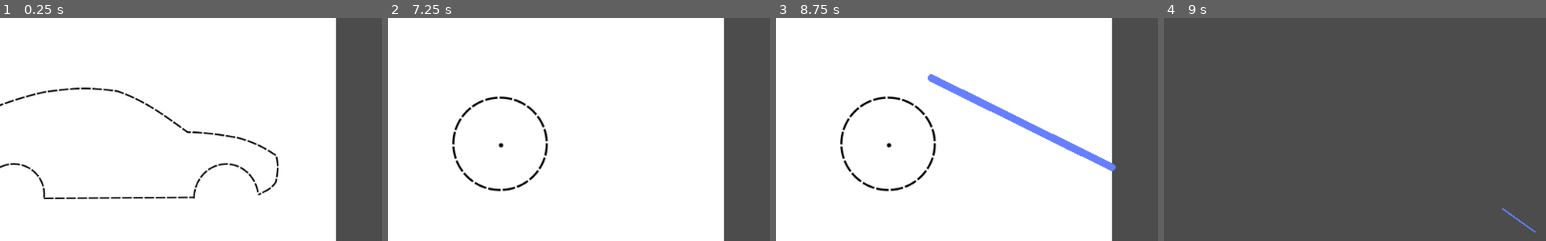
Above: before the commit, frames 1-4 (left to right).
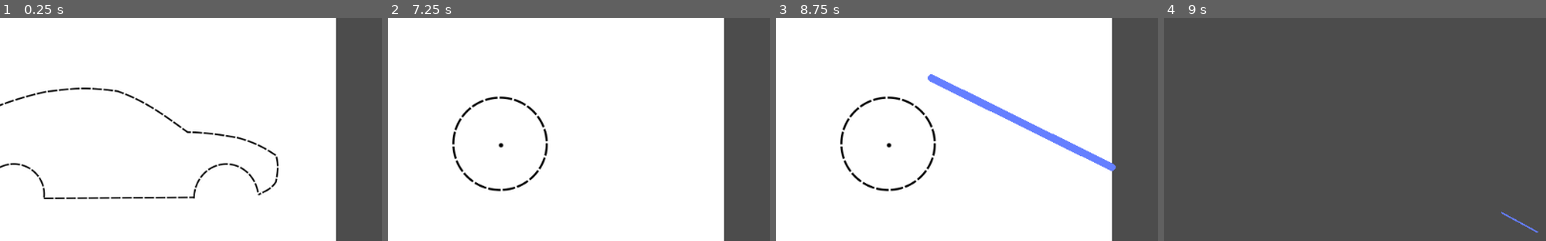
Above: after the commit, the same moments.

Repository: uspgamedev/Blueprint-Blast
Game: Godot game, scene res://canvas/Editor.tscn
The game is run twice, just before and just after one commit, with the same random seed, the same clock (stepped at 60 frames per second) and the same inputs.
Inputs (mouse positions are % of the whole screen's width and height, from its top left):
- Up to frame 1 (0.25 s): no input
- Up to frame 2 (7.25 s): click "Accept" at 0.5 s; click "Accept" at 1.25 s; click "Accept" at 2 s; click "Clear" at 2.75 s; tap Enter at 3.5, 5, 6.5 s; move the mouse to (45, 70) at 3.52 s; press the mouse at (45, 70) at 3.53 s; hold D (accelerate) 3.53-5.03 s; tap Space (shoot) at 4.25, 5.75, 5.85 s; move the mouse to (80, 65) at 4.27 s; release the mouse at (80, 65) at 4.28 s; tap S (rotate_clockwise) at 4.35 s; move the mouse to (20, 35) at 5.02 s; hold W (rotate_counter_clockwise) 5.03-5.78 s; hold Left (ui_left) 5.03-6.53 s; move the mouse to (55, 50) at 5.77 s; move the mouse to (35, 25) at 6.52 s; press the mouse at (35, 25) at 6.53 s; hold A (reverse) from 6.53 s (still down)
- Up to frame 3 (8.75 s): tap Space (shoot) at 7.25 s; move the mouse to (72, 45) at 7.27 s; release A (reverse) at 7.28 s; release the mouse at (72, 45) at 7.28 s; hold Right (ui_right) 7.28-8.03 s; tap S (rotate_clockwise) at 7.35 s; move the mouse to (30, 55) at 8.02 s; hold D (accelerate) from 8.03 s (still down); hold W (rotate_counter_clockwise) from 8.03 s (still down)
- Up to frame 4 (9 s): move the mouse to (60, 28) at 8.77 s; release D (accelerate) at 8.78 s; release W (rotate_counter_clockwise) at 8.78 s; hold Right (ui_right) from 8.78 s (still down); tap Space (shoot) at 8.85 s
The pictures show only the part of the screen within x 15-65%, y 12-62%; the shares and areas given below are measured in that part.

Frames 1-3 are identical in both runs. In frame 4, 0.1% of the frame differs, in the area x 88-98%, y 85-97%.

Commit message:
Increase spring length to adapt to new car format, and add test wheels and modify test chassis.

Diff:
--- a/project/car/PlayerCarWithWheels.tscn
+++ b/project/car/PlayerCarWithWheels.tscn
@@ -4,6 +4,7 @@
 [ext_resource path="res://car/WheelWithDull.tscn" type="PackedScene" id=2]
 
 [sub_resource type="ConvexPolygonShape2D" id=1]
+points = PoolVector2Array( 79.84, -20.8, 80.06, 15.55, -71.26, 14.94, -71.5, -21.4 )
 
 [node name="PlayerCar" type="RigidBody2D"]
 collision_mask = 6
--- a/project/car/WheelWithDull.tscn
+++ b/project/car/WheelWithDull.tscn
@@ -9,34 +9,41 @@
 script = ExtResource( 1 )
 
 [node name="SpinningBody" type="RigidBody2D" parent="."]
+position = Vector2( 0.197914, 8.51024 )
 collision_mask = 6
 
 [node name="Polygon2D" type="CollisionPolygon2D" parent="SpinningBody"]
+polygon = PoolVector2Array( 0.0561218, -21.3681, -9.41053, -18.9271, -15.7812, -14.283, -18.8176, -10.8893, -21.1992, -6.42393, -21.6755, 0.0657825, -21.7946, 5.30519, -20.5443, 8.81797, -17.6269, 12.2117, -14.1736, 15.4268, -8.51745, 16.9748, -1.6705, 17.4511, 2.97352, 17.3915, 7.97477, 16.7962, 14.5836, 14.3551, 18.9299, 10.0683, 21.1328, 5.4838, 21.8473, 0.18486, 21.49, -6.18578, 19.8825, -9.7581, 15.7148, -13.8067, 10.5945, -17.4981, 5.47414, -19.9988 )
 
 [node name="Spring" type="DampedSpringJoint2D" parent="SpinningBody"]
-position = Vector2( -0.124736, -11.5171 )
+visible = false
+position = Vector2( -0.124736, -19.8954 )
 node_a = NodePath("../../..")
 node_b = NodePath("../../Dull")
-length = 15.0
+length = 20.0
 rest_length = 15.0
 stiffness = 10.0
 damping = 0.5
 
 [node name="JointUp" type="GrooveJoint2D" parent="SpinningBody"]
-position = Vector2( -0.242981, -11.7442 )
+visible = false
+position = Vector2( -0.11104, -19.7267 )
 node_a = NodePath("../../..")
 node_b = NodePath("../../Dull")
-length = 15.0
-initial_offset = 5.0
+length = 20.0
+initial_offset = 8.0
 
 [node name="JointDown" type="GrooveJoint2D" parent="SpinningBody"]
-position = Vector2( -0.242981, 3.23979 )
+visible = false
+position = Vector2( -0.00482754, 0.25857 )
 node_a = NodePath("../../Dull")
 node_b = NodePath("../../..")
-length = 15.0
-initial_offset = 5.0
+length = 20.0
+initial_offset = 8.0
 
 [node name="Dull" type="RigidBody2D" parent="."]
+visible = false
+position = Vector2( 0.0595379, 8.63311 )
 collision_layer = 0
 collision_mask = 0
 
--- a/project/test/TestRace.tscn
+++ b/project/test/TestRace.tscn
@@ -8,7 +8,7 @@
 [node name="Terrain" parent="." instance=ExtResource( 1 )]
 
 [node name="PlayerCar" parent="." instance=ExtResource( 2 )]
-position = Vector2( 200, -50 )
+position = Vector2( 205.307, -197.279 )
 
 [node name="Camera2D" type="Camera2D" parent="PlayerCar"]
 current = true
